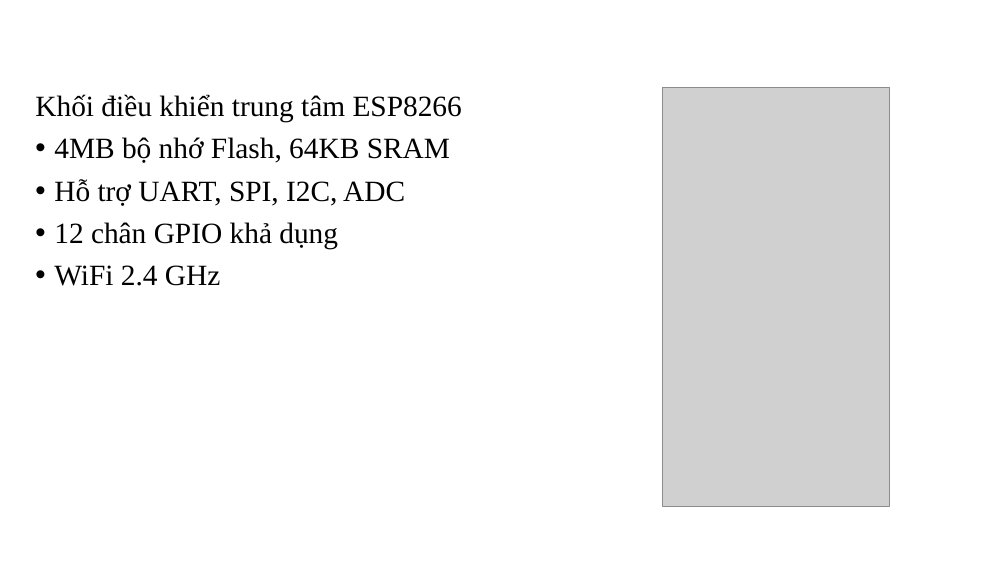
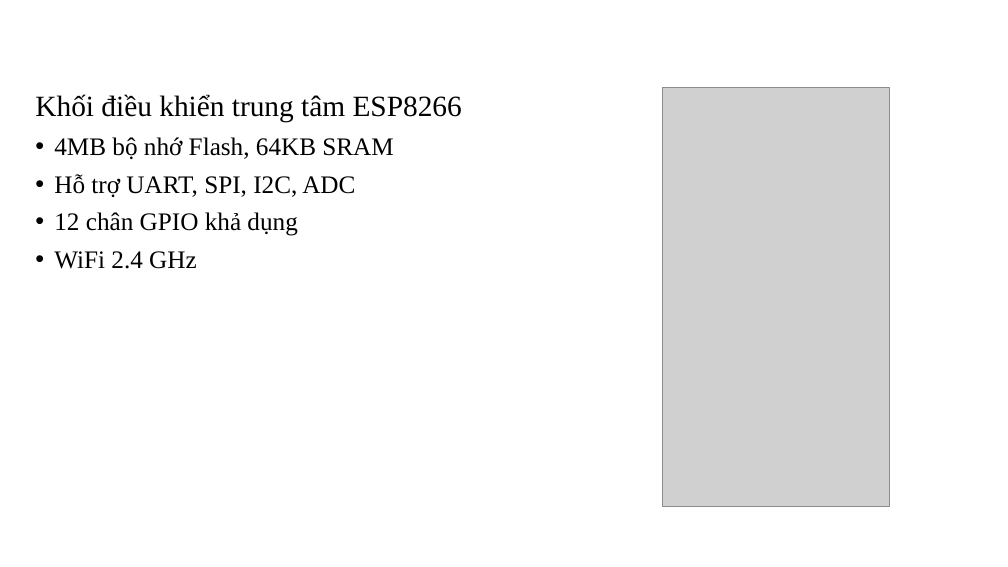
Before and after one commit to kurooroo/DATN, a slide deck: slide 6 of documents/20210111_NguyenTuanAnh_ppt.pptx. Drawn at 1008x567 pixels with LibreOffice and Linux fonts; fonts in the diff are those of the drawing; grey boxes stand for pictures; background and template pictures are left out. Boxes give left, top, right and bottom in pixels: in the first picture for what was removed or moved away, otherwise in the second. Text is boxed around its words. In the diff, an @@ line names an element or a change of style, - is before the commit and + after.

```diff
--- a/documents/20210111_NguyenTuanAnh_ppt.pptx
+++ b/documents/20210111_NguyenTuanAnh_ppt.pptx
@@ text at [54, 137, 393, 269]: size 28 to 24 pt in "4MB bộ nhớ Flash, 64KB SRAM", "Hỗ trợ UART, SPI, I2C, ADC", "12 chân GPIO khả dụng", "WiFi 2.4 GHz" @@
```
Also in this commit, not shown: 3 other slides changed, 1 other file.
